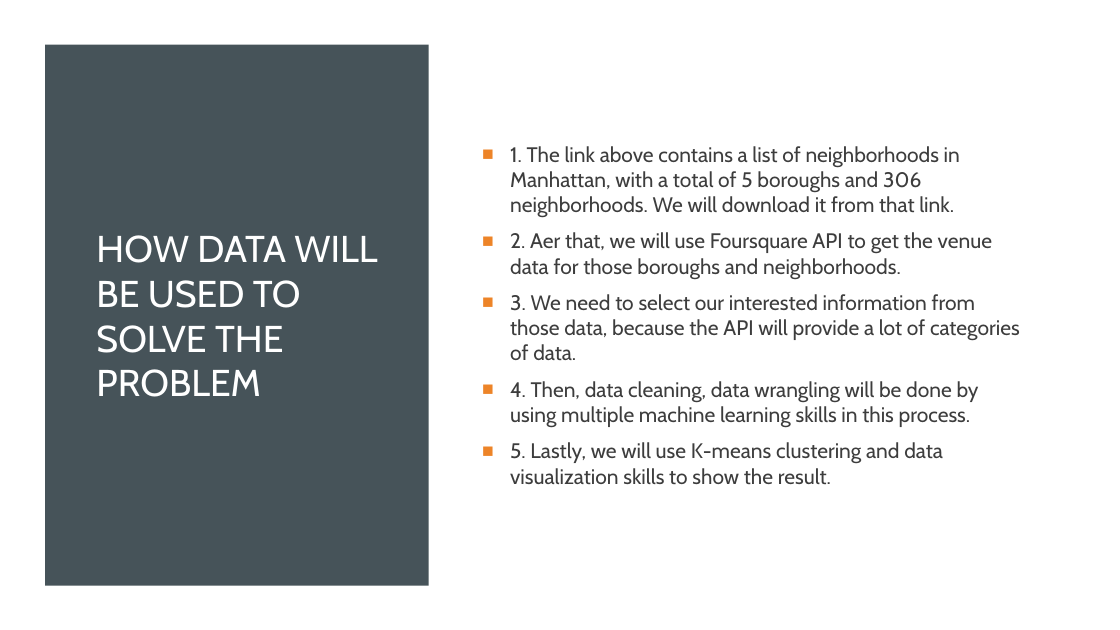
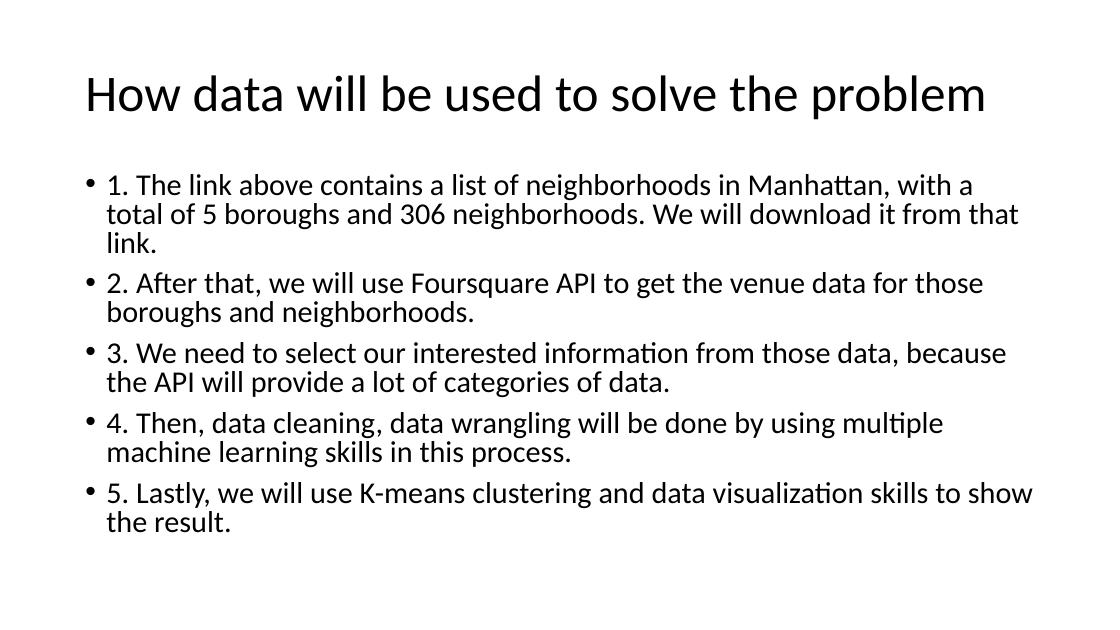
Before and after one commit to Hughli3/Coursera_Capstone, a slide deck: slide 7 of Week4 & 5/Final ppt.pptx (slide 10 before the commit). Drawn at 1120x630 pixels with LibreOffice and Linux fonts; fonts in the diff are those of the drawing. Boxes give left, top, right and bottom in pixels: in the first picture for what was removed or moved away, otherwise in the second. Text is boxed around its words. In the diff, an @@ line names an element or a change of style, - is before the commit and + after.

```diff
--- a/Week4 & 5/Final ppt.pptx
+++ b/Week4 & 5/Final ppt.pptx
@@ rectangle removed at bbox=[0, 0, 1120, 630] @@
@@ rectangle removed at bbox=[45, 45, 429, 586] @@
@@ title at bbox=[85, 75, 986, 120]: text changed; size 32 to 44 pt; font Cabin to Calibri; text colour #FFFFFF to #000000 @@
-HOW DATA WILL BE USED TO SOLVE THE PROBLEM
+How data will be used to solve the problem
@@ text "1. The link above contains ...": place and size @@
-text "1. The link above contains ..." at bbox=[510, 146, 1020, 484]
+text "1. The link above contains ..." at bbox=[106, 174, 1033, 533]
@@ text "1. The link above contains ..." at bbox=[106, 174, 1033, 533]: vertical alignment middle to top @@
@@ text at bbox=[106, 174, 1033, 533]: size 18 to 25.9 pt, font Cabin to Calibri, text colour #3D3D3D to #000000 in "1. The link above contains a list ...", "3. We need to select our interested ...", "4. Then, data cleaning, data wrangling will ...", "5. Lastly, we will use K-means clustering ..."; bullet ■ to •; line spacing 1 to 0.8 @@
@@ text at bbox=[106, 272, 984, 328]: text changed; size 18 to 25.9 pt; font Cabin to Calibri; text colour #3D3D3D to #000000 @@
-■ 2. Aer that, we will use Foursquare API to get the venue data for those boroughs and neighborhoods.
+• 2. After that, we will use Foursquare API to get the venue data for those boroughs and neighborhoods.
```
Also in this commit, not shown: 8 other slides changed, 4 slides added, 5 slides removed, 1 other file.
